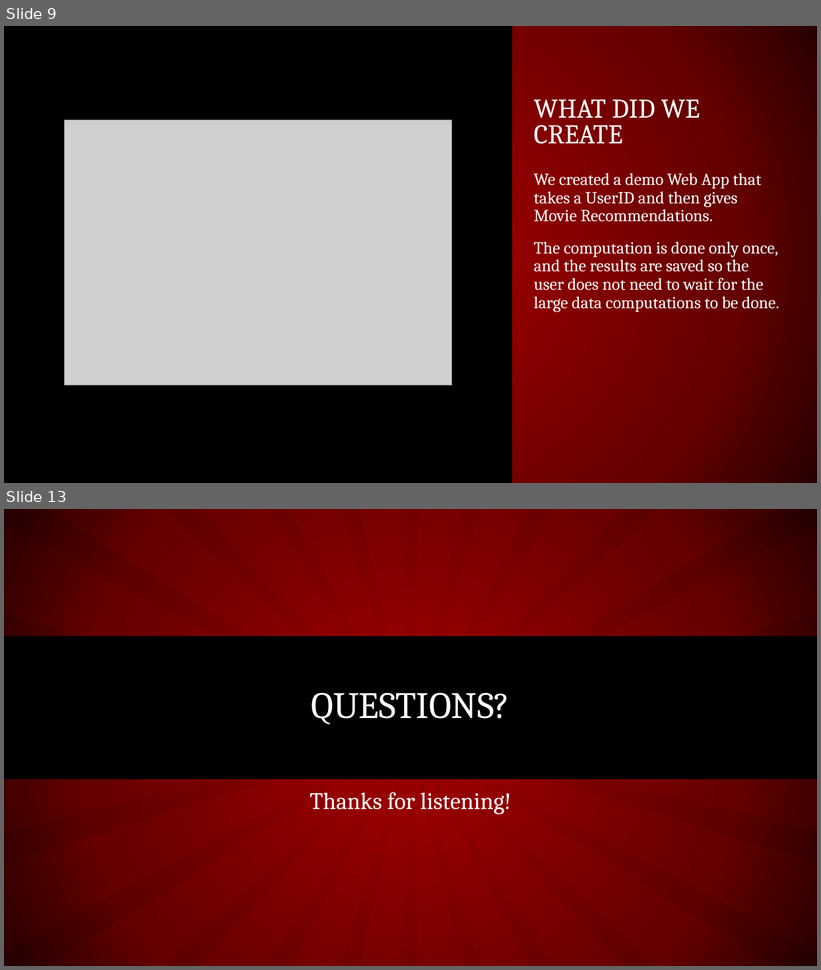
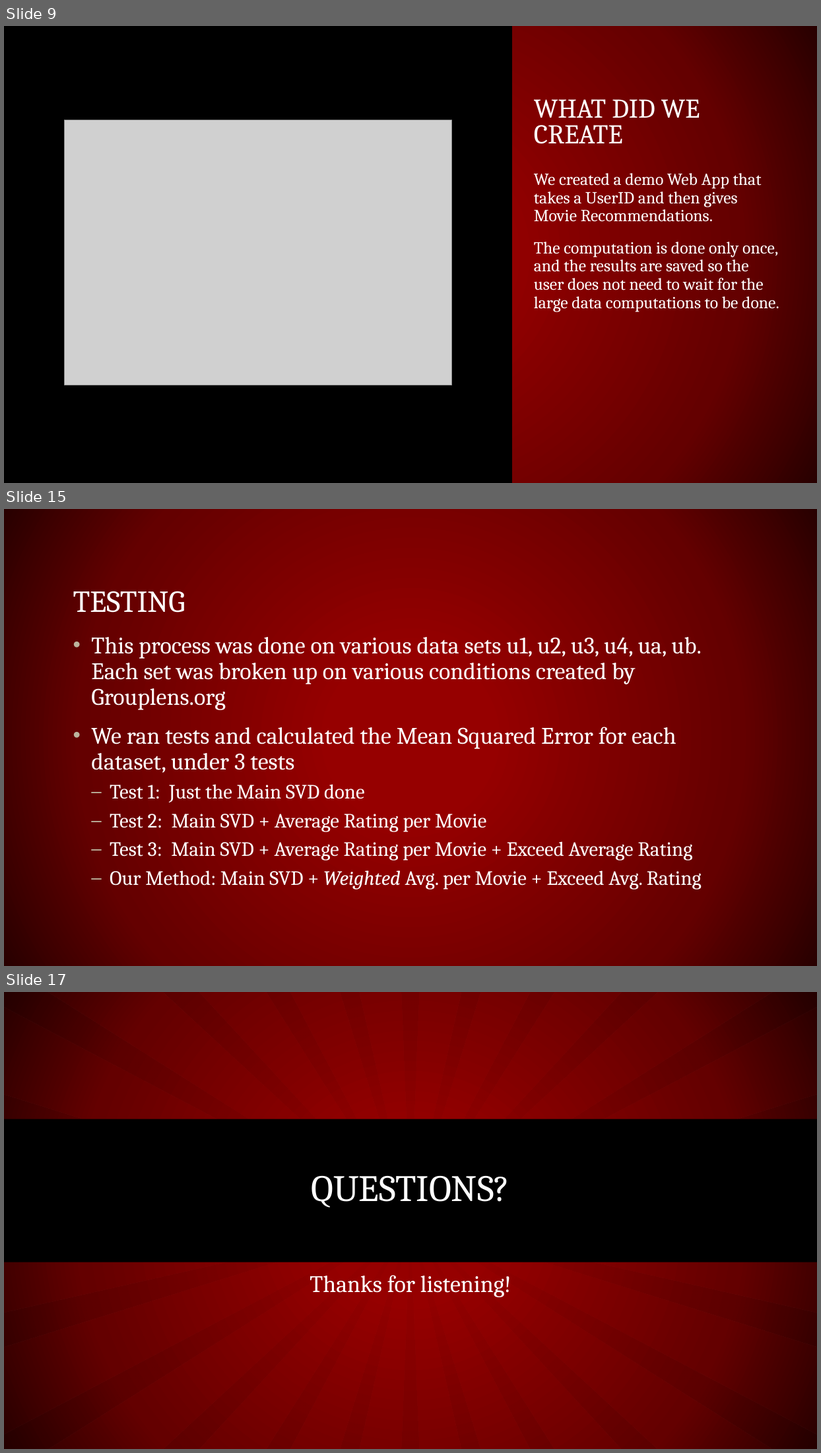
Before and after one commit to rwedoff/Recommendation-Systems-Project, a slide deck: Recommendation Systems.pptx. Shown one above the other, each under a label of ours: slides 9 and 13 before the commit, slides 9, 15 and 17 after it; the slides between them are not shown. The pictures are 821x970 and 821x1453 pixels, drawn with LibreOffice and Linux fonts; fonts in the diff are those of the drawing; grey boxes stand for pictures. Boxes give left, top, right and bottom in pixels: in the first picture for what was removed or moved away, otherwise in the second. Text is boxed around its words. In the diff, an @@ line names an element or a change of style, - is before the commit and + after.

```diff
--- a/Recommendation Systems.pptx
+++ b/Recommendation Systems.pptx
@@ slide 15 added at [4, 509, 817, 966], background gradient #960000 to #650000 to #290000 @@
@@ title added at [73, 591, 186, 613], 36 pt, text #FFFFFF @@
+TESTING
@@ text added at [91, 637, 702, 890], 28 pt, text #FFFFFF @@
+• This process was done on various data sets u1, u2, u3, u4, ua, ub. Each set was broken up on various conditions created by Grouplens.org
+• We ran tests and calculated the Mean Squared Error for each dataset, under 3 tests
+  – Test 1: Just the Main SVD done
+  – Test 2: Main SVD + Average Rating per Movie
+  – Test 3: Main SVD + Average Rating per Movie + Exceed Average Rating
+  – Our Method: Main SVD + Weighted Avg. per Movie + Exceed Avg. Rating
@@ what was slide 13 is now slide 17 @@
```
Also in this commit, not shown: 8 slides changed, 3 other slides added, 3 other files.
